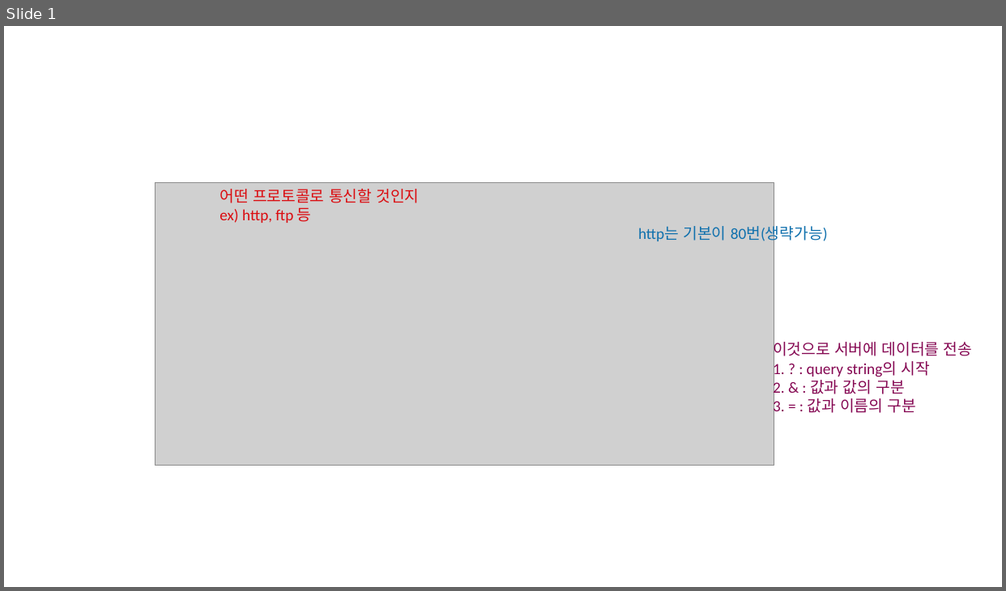
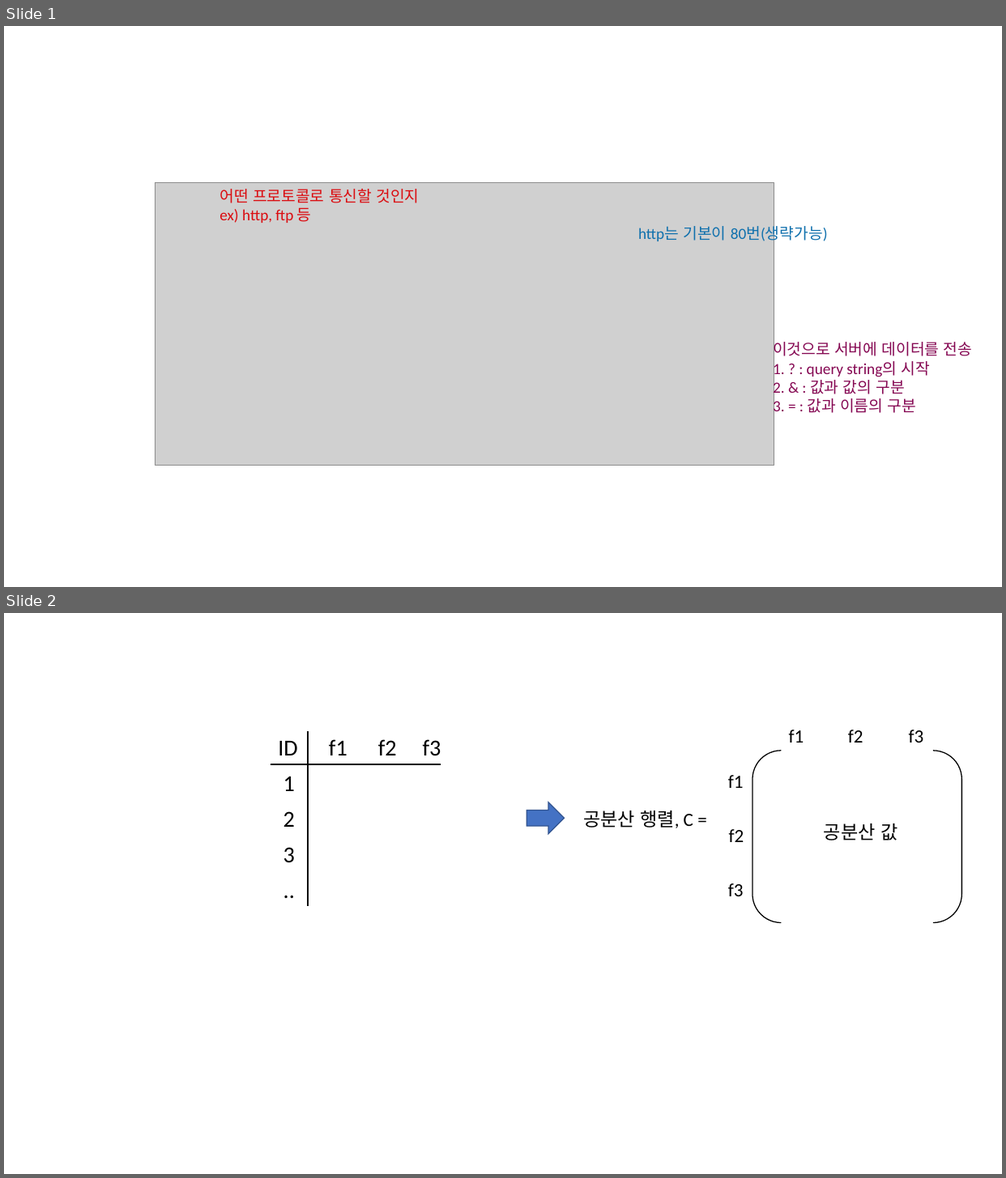
Before and after one commit to osj3474/study, a slide deck: 그림.pptx. Shown one above the other, each under a label of ours: slide 1 before the commit, slides 1 and 2 after it. The pictures are 1006x591 and 1006x1178 pixels, drawn with LibreOffice and Linux fonts; fonts in the diff are those of the drawing; grey boxes stand for pictures. Boxes give left, top, right and bottom in pixels: in the first picture for what was removed or moved away, otherwise in the second. Text is boxed around its words. In the diff, an @@ line names an element or a change of style, - is before the commit and + after.

```diff
--- a/그림.pptx
+++ b/그림.pptx
@@ slide 2 added at [4, 613, 1002, 1174], background #FFFFFF @@
@@ line added from (308, 731) to (308, 906), #000000 1.5 pt @@
@@ text added at [789, 730, 804, 743], 18 pt, text #000000 @@
+f1
@@ text added at [848, 730, 863, 743], 18 pt, text #000000 @@
+f2
@@ text added at [909, 730, 924, 743], 18 pt, text #000000 @@
+f3
@@ text added at [278, 739, 441, 863], 22 pt, text #000000 @@
+ID f1 f2 f3
+1
+2
+3
+..
@@ bracket pair added at [752, 751, 962, 923], outline #000000 1 pt @@
@@ line added from (270, 765) to (441, 765), #000000 1.5 pt @@
@@ text added at [728, 775, 744, 788], 18 pt, text #000000 @@
+f1
@@ right arrow added at [526, 803, 564, 834], fill #4472C4, outline #325491 1 pt @@
@@ text added at [583, 811, 693, 828], 18 pt, text #000000 @@
+공분산 행렬, C =
@@ text added at [729, 829, 744, 842], 18 pt, text #000000 @@
+f2
@@ text added at [824, 824, 897, 841], 18 pt, text #000000 @@
+공분산 값
@@ text added at [728, 884, 744, 897], 18 pt, text #000000 @@
+f3
```
Also in this commit, not shown: 3 other slides added, 7 other files.
